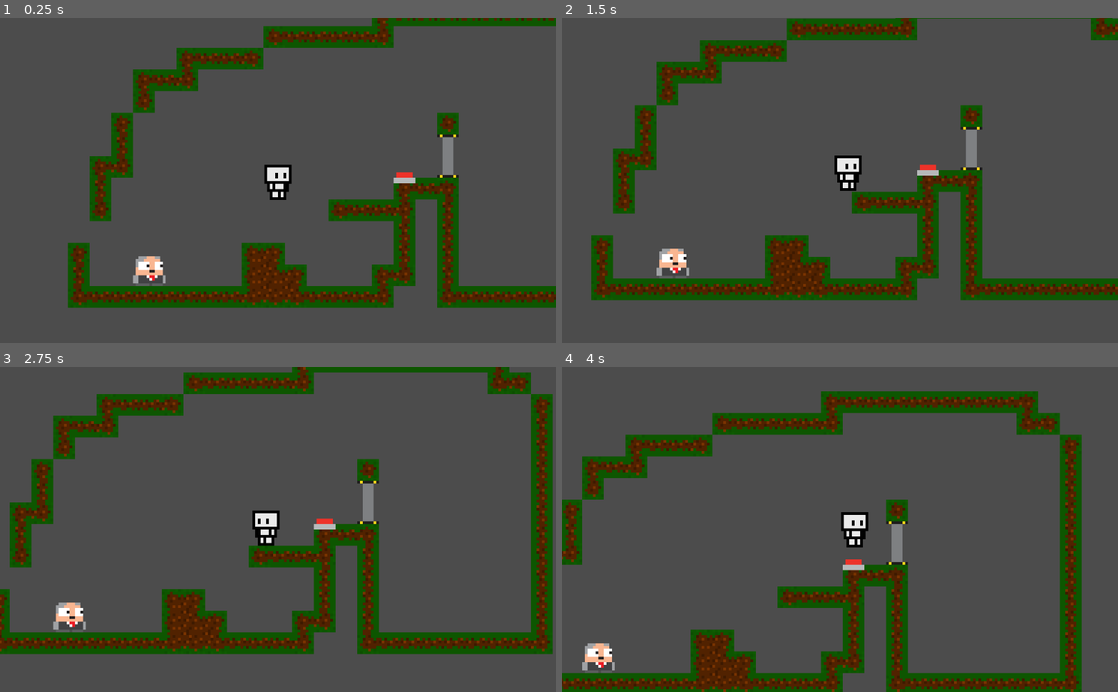
Above: before the commit, frames 1-4 (two rows, left to right).
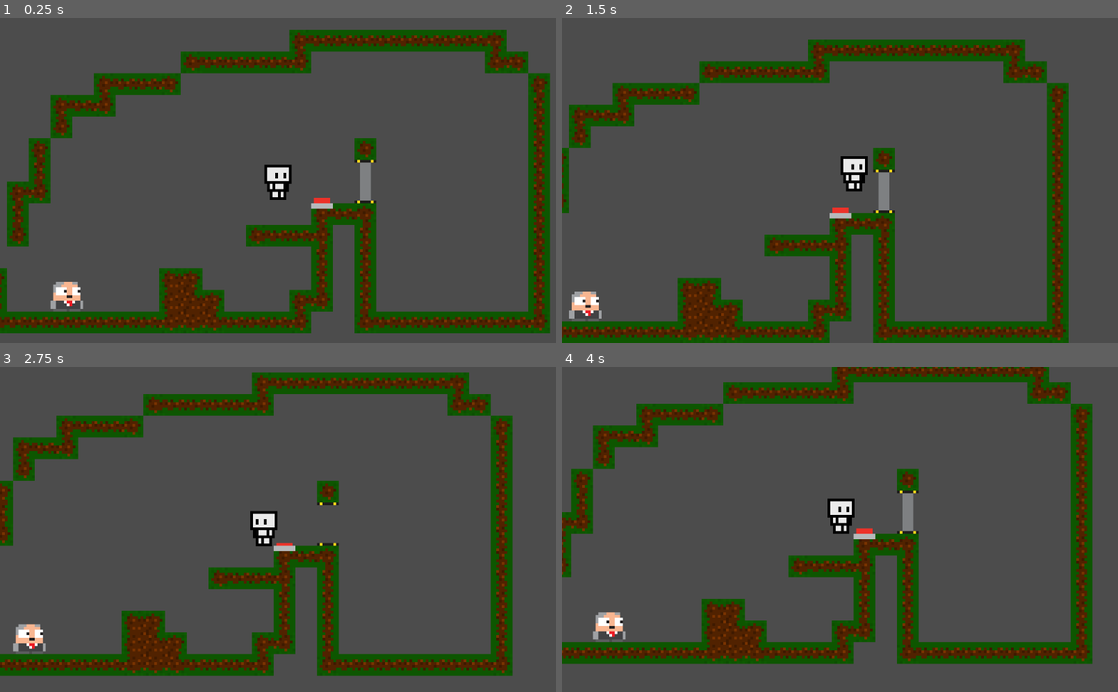
Above: after the commit, the same moments.

Repository: MrPiedPiper/CoinrollAdventures
Game: Godot game, scene res://Scenes/Main.tscn
The game is run twice, just before and just after one commit, with the same random seed, the same clock (stepped at 60 frames per second) and the same inputs.
Inputs (mouse positions are in pixels of both pictures, inside the frame that each line leads up to):
- Up to frame 1 (0.25 s): no input
- Up to frame 2 (1.5 s): move the mouse to (962, 164) at 0.52 s; hold Right mouse button (player_pickup) 0.53-1.28 s; hold Right (ui_right) from 0.53 s (still down); tap Space (move_jump) at 0.77 s; move the mouse to (728, 196) at 1.27 s; click (728, 196) at 1.35 s
- Up to frame 3 (2.75 s): tap Space (move_jump) at 1.52 s; move the mouse to (333, 458) at 2.02 s; release Right (ui_right) at 2.03 s; hold Left (ui_left) from 2.03 s (still down); hold Right mouse button (player_pickup) from 2.03 s (still down)
- Up to frame 4 (4 s): move the mouse to (812, 594) at 2.77 s; release Left (ui_left) at 2.78 s; release Right mouse button (player_pickup) at 2.78 s; hold Right (ui_right) from 2.78 s (still down); click (812, 594) at 2.85 s; tap Space (move_jump) at 3.02, 3.77 s; move the mouse to (1006, 578) at 3.52 s; hold Right mouse button (player_pickup) from 3.53 s (still down)

The runs differ from the first frame. In frame 1, 35% of the frame differs, in the area x 0-100%, y 0-98%; in frame 2, 36%; in frame 3, 35%; in frame 4, 37%, in the area x 0-96%, y 0-100%.
Error before the commit: Attempt to call function 'get_children' in base 'null instance' on a null instance. (res://Assets/Scripts/Enemy.gd:29)
Error after the commit: Attempt to call function 'get_children' in base 'null instance' on a null instance. (res://Assets/Scripts/Enemy.gd:32)

Commit message:
Add enemy coin pickup functionality (Not from Player, from the floor.)

Diff:
--- a/Assets/Scripts/Enemy.gd
+++ b/Assets/Scripts/Enemy.gd
@@ -1,13 +1,15 @@
 extends KinematicBody2D
 
 export var hasCoin = false
-export var acceleration = 350
-export var topSpeed = 75
+export var acceleration = 100
+export var topSpeed = 35
 
 var velocity = Vector2(0, 0)
 var curr_target
 
 var isCyclingRay = false
+
+var touching = []
 
 #If the Enemy sees the player within range and doesn't ahve a coin, have the Enemy run towards the plyaer
 
@@ -18,6 +20,7 @@
 func _process(delta):
 	if !hasCoin:
 		cycleRay()
+		grab_coin()
 
 func _physics_process(delta):
 	if !hasCoin:
@@ -57,3 +60,27 @@
 	if curr_target.x < position.x:
 		newVel.x -= acceleration * inputDelta
 	velocity = move_and_slide(newVel)
+
+func grab_coin():
+	if touching.size() == 0:
+		return
+	for i in range(0, touching.size()):
+		if touching[i].get_parent().is_in_group("CoinDown"):
+			set_has_coin(true)
+			touching[i].get_parent().queue_free()
+			break
+
+func set_has_coin(newValue):
+	hasCoin = newValue
+	if hasCoin:
+		$KinematicBody2D/Sprite.visible = true
+		$KinematicBody2D/CoinHitbox.disabled = false
+	else:
+		$KinematicBody2D/Sprite.visible = false
+		$KinematicBody2D/CoinHitbox.disabled = true
+
+func _on_EnemyArea2D_area_entered(area):
+	touching.append(area)
+
+func _on_EnemyArea2D_area_exited(area):
+	touching.erase(area)
--- a/Scenes/Enemy.tscn
+++ b/Scenes/Enemy.tscn
@@ -1,27 +1,31 @@
-[gd_scene load_steps=5 format=2]
+[gd_scene load_steps=6 format=2]
 
 [ext_resource path="res://Assets/Scripts/Enemy.gd" type="Script" id=1]
 [ext_resource path="res://Assets/Sprites/EnemySprites/Enemy.png" type="Texture" id=2]
+[ext_resource path="res://Assets/Sprites/CoinDown.png" type="Texture" id=3]
 
 [sub_resource type="RectangleShape2D" id=1]
 extents = Vector2( 6, 5.5 )
 
 [sub_resource type="RectangleShape2D" id=2]
-extents = Vector2( 6, 2 )
+extents = Vector2( 4, 2 )
 
 [node name="Enemy" type="KinematicBody2D"]
 scale = Vector2( 5, 5 )
 script = ExtResource( 1 )
-__meta__ = {
-"_edit_group_": true
-}
 
 [node name="Sprite" type="Sprite" parent="."]
 texture = ExtResource( 2 )
+__meta__ = {
+"_edit_lock_": true
+}
 
 [node name="BaseHitbox" type="CollisionShape2D" parent="."]
 position = Vector2( 0, 2.5 )
 shape = SubResource( 1 )
+__meta__ = {
+"_edit_lock_": true
+}
 
 [node name="KinematicBody2D" type="KinematicBody2D" parent="."]
 collision_layer = 3
@@ -33,6 +37,29 @@
 disabled = true
 one_way_collision = true
 
+[node name="Sprite" type="Sprite" parent="KinematicBody2D"]
+visible = false
+position = Vector2( 0, -5 )
+texture = ExtResource( 3 )
+
 [node name="RayCast2D" type="RayCast2D" parent="."]
 enabled = true
 collision_mask = 786434
+__meta__ = {
+"_edit_lock_": true
+}
+
+[node name="EnemyArea2D" type="Area2D" parent="." groups=[
+"Enemy",
+]]
+__meta__ = {
+"_edit_group_": true,
+"_edit_lock_": true
+}
+
+[node name="BaseHitbox2" type="CollisionShape2D" parent="EnemyArea2D"]
+position = Vector2( 0, 2.5 )
+scale = Vector2( 1, 1 )
+shape = SubResource( 1 )
+[connection signal="area_entered" from="EnemyArea2D" to="." method="_on_EnemyArea2D_area_entered"]
+[connection signal="area_exited" from="EnemyArea2D" to="." method="_on_EnemyArea2D_area_exited"]
--- a/Scenes/Main.tscn
+++ b/Scenes/Main.tscn
@@ -10,7 +10,7 @@
 [node name="Main" type="Node2D"]
 
 [node name="Player" parent="." instance=ExtResource( 1 )]
-position = Vector2( 187, 161 )
+position = Vector2( 338.62, 114.07 )
 bullet = ExtResource( 2 )
 
 [node name="BasicTilemap" parent="." instance=ExtResource( 3 )]
